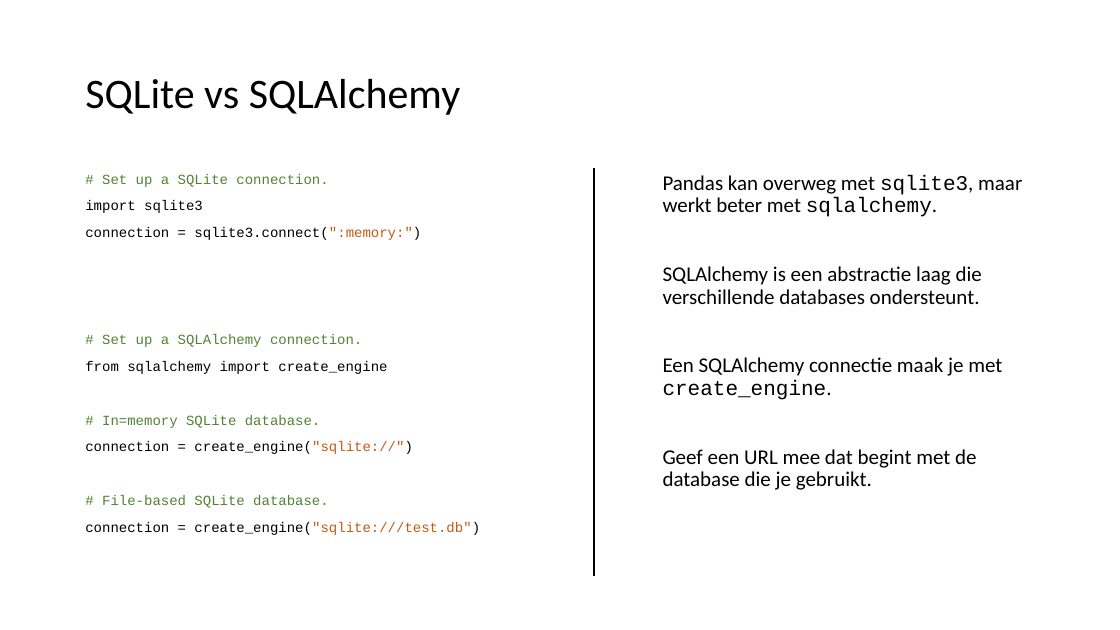
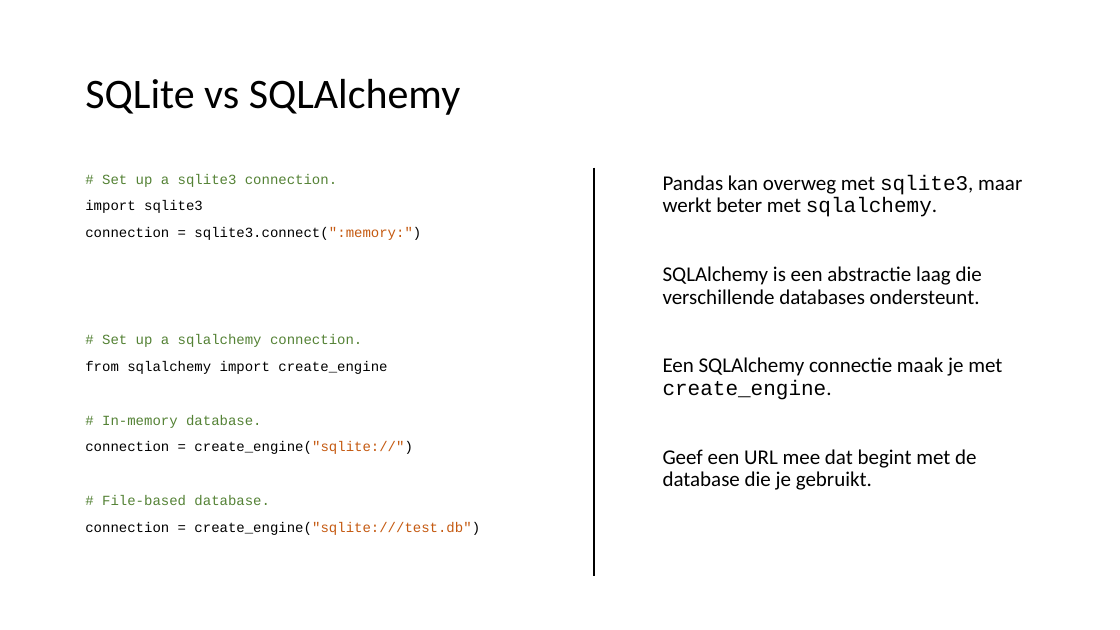
Before and after one commit to LFKoning/knowledge-sharing, a slide deck: slide 44 of sql_course/3_python/3_python.pptx (slide 43 before the commit). Drawn at 1120x630 pixels with LibreOffice and Linux fonts; fonts in the diff are those of the drawing. Boxes give left, top, right and bottom in pixels: in the first picture for what was removed or moved away, otherwise in the second. Text is boxed around its words. In the diff, an @@ line names an element or a change of style, - is before the commit and + after.

```diff
--- a/sql_course/3_python/3_python.pptx
+++ b/sql_course/3_python/3_python.pptx
@@ text at (102, 174, 337, 187): text changed @@
-# Set up a SQLite connection.
+# Set up a sqlite3 connection.
@@ text at (102, 334, 362, 347): text changed @@
-# Set up a SQLAlchemy connection.
+# Set up a sqlalchemy connection.
@@ text at (102, 415, 262, 428): text changed @@
-# In=memory SQLite database.
+# In-memory database.
@@ text at (102, 495, 270, 505): text changed @@
-# File-based SQLite database.
+# File-based database.
```
Also in this commit, not shown: 23 other slides changed, 5 slides added, 1 slide removed, 11 other files.
